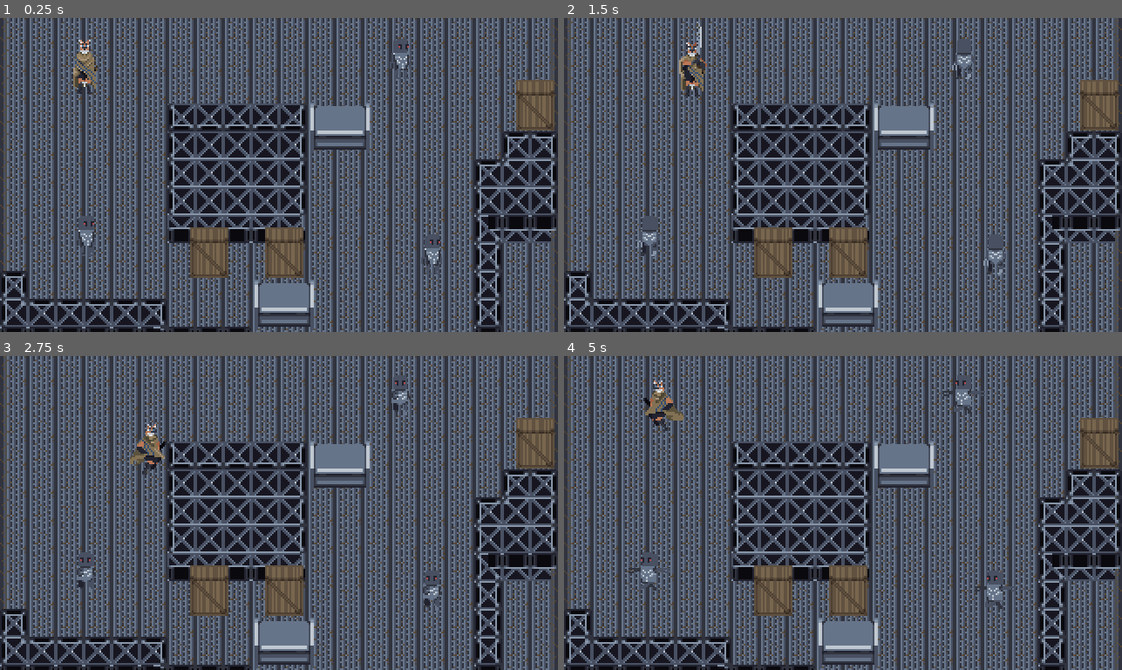
Above: before the commit, frames 1-4 (two rows, left to right).
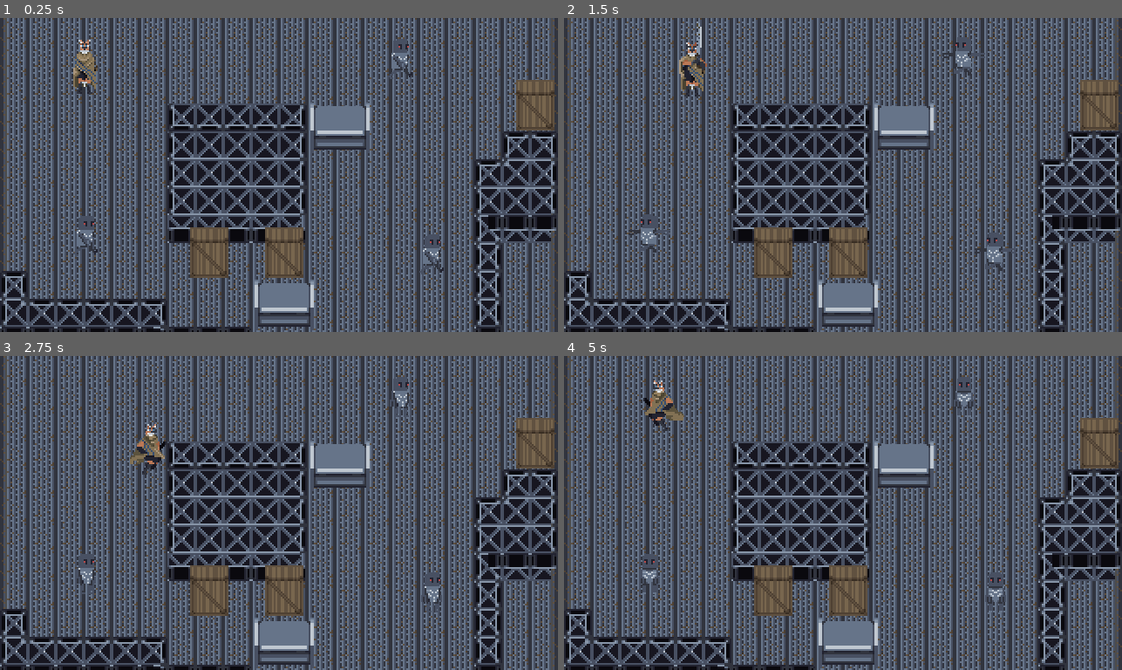
Above: after the commit, the same moments.

Repository: lucasalacerda/guara-game
Game: Godot game, scene res://World.tscn
Same seed, same stepped clock (60 frames per second), same inputs: the game is played once before the commit and once after it.
Inputs:
- Up to frame 1 (0.25 s): no input
- Up to frame 2 (1.5 s): hold Right (ui_right) 0.53-1.28 s; tap X (attack) at 0.6, 1.35 s; hold Down (ui_down) from 1.28 s (still down)
- Up to frame 3 (2.75 s): release Down (ui_down) at 2.03 s; hold Right (ui_right) from 2.03 s (still down); tap X (attack) at 2.1 s
- Up to frame 4 (5 s): release Right (ui_right) at 2.78 s; hold Up (ui_up) 2.78-3.53 s; tap X (attack) at 2.85, 3.6, 4.35 s; hold Left (ui_left) from 3.53 s (still down)

The runs differ from the first frame. In frame 1, 0.4% of the frame differs, in the area x 13-80%, y 11-82%; in frame 2, 0.7%; in frame 3, 0.6%; in frame 4, 0.8%, in the area x 11-82%, y 6-82%.

Commit message:
adiciona status de vida dos inimigos; adiciona dano do hitbox da espada; adiciona variaveis como export vars

Diff:
--- a/Enemies/Mob/Robot.tscn
+++ b/Enemies/Mob/Robot.tscn
@@ -1,8 +1,9 @@
-[gd_scene load_steps=31 format=2]
+[gd_scene load_steps=32 format=2]
 
 [ext_resource path="res://Enemies/Mob/robot_level_one.png" type="Texture" id=1]
-[ext_resource path="res://Hitboxes_Hurtboxes/Hurtbox.tscn" type="PackedScene" id=2]
+[ext_resource path="res://Overlap/Hurtbox.tscn" type="PackedScene" id=2]
 [ext_resource path="res://Enemies/Mob/RobotOne.gd" type="Script" id=3]
+[ext_resource path="res://Stats.tscn" type="PackedScene" id=4]
 
 [sub_resource type="AtlasTexture" id=1]
 atlas = ExtResource( 1 )
@@ -123,7 +124,7 @@
 [node name="AnimatedSprite" type="AnimatedSprite" parent="."]
 frames = SubResource( 25 )
 animation = "Walk"
-frame = 23
+frame = 3
 playing = true
 
 [node name="CollisionShape2D" type="CollisionShape2D" parent="."]
@@ -137,6 +138,10 @@
 position = Vector2( -0.33371, 4.17138 )
 shape = SubResource( 27 )
 
+[node name="Stats" parent="." instance=ExtResource( 4 )]
+max_health = 2
+
 [connection signal="area_entered" from="Hurtbox" to="." method="_on_Hurtbox_area_entered"]
+[connection signal="no_health" from="Stats" to="." method="_on_Stats_no_health"]
 
 [editable path="Hurtbox"]
--- a/Enemies/Mob/RobotOne.gd
+++ b/Enemies/Mob/RobotOne.gd
@@ -1,10 +1,16 @@
 extends KinematicBody2D
 
 var knockback = Vector2.ZERO
+
+onready var stats = $Stats
 
 func _physics_process(delta):
 	knockback = knockback.move_toward(Vector2.ZERO, 200 * delta)
 	knockback = move_and_slide(knockback)
 
 func _on_Hurtbox_area_entered(area):
+	stats.health -= area.damage
 	knockback = area.knockback_vector * 100
+
+func _on_Stats_no_health():
+	queue_free()
--- a/Hitboxes_Hurtboxes/SwordHitbox.gd
+++ /dev/null
@@ -1,16 +0,0 @@
-extends Area2D
-
-
-# Declare member variables here. Examples:
-# var a = 2
-# var b = "text"
-
-
-# Called when the node enters the scene tree for the first time.
-func _ready():
-	pass # Replace with function body.
-
-
-# Called every frame. 'delta' is the elapsed time since the previous frame.
-#func _process(delta):
-#	pass
--- /dev/null
+++ b/Overlap/Hitbox.gd
@@ -0,0 +1,3 @@
+extends Area2D
+
+export var damage = 1
--- a/Hitboxes_Hurtboxes/Hitbox.tscn
+++ b/Overlap/Hitbox.tscn
@@ -1,7 +1,10 @@
-[gd_scene format=2]
+[gd_scene load_steps=2 format=2]
+
+[ext_resource path="res://Overlap/Hitbox.gd" type="Script" id=1]
 
 [node name="Hitbox" type="Area2D"]
 collision_layer = 0
 collision_mask = 0
+script = ExtResource( 1 )
 
 [node name="CollisionShape2D" type="CollisionShape2D" parent="."]
--- a/Player/Player.gd
+++ b/Player/Player.gd
@@ -1,8 +1,8 @@
 extends KinematicBody2D
 
-const ACCELARATION = 500
-const MAX_SPEED = 130
-const FRICTION = 700
+export var ACCELARATION = 500
+export var MAX_SPEED = 130
+export var FRICTION = 700
 
 enum {
 	MOVE,
--- a/Player/Player.tscn
+++ b/Player/Player.tscn
@@ -2,7 +2,7 @@
 
 [ext_resource path="res://Player/guara_movement_attack.png" type="Texture" id=1]
 [ext_resource path="res://Player/Player.gd" type="Script" id=2]
-[ext_resource path="res://Hitboxes_Hurtboxes/Hitbox.tscn" type="PackedScene" id=3]
+[ext_resource path="res://Overlap/Hitbox.tscn" type="PackedScene" id=3]
 [ext_resource path="res://Player/SwordHitbox.gd" type="Script" id=4]
 
 [sub_resource type="CapsuleShape2D" id=1]
@@ -459,7 +459,7 @@
 position = Vector2( -0.396851, -6.53929 )
 texture = ExtResource( 1 )
 hframes = 40
-frame = 9
+frame = 39
 
 [node name="CollisionShape2D" type="CollisionShape2D" parent="."]
 position = Vector2( -0.707901, 1.00284 )
@@ -489,6 +489,7 @@
 
 [node name="HitboxPivot" type="Position2D" parent="."]
 position = Vector2( 0, -4 )
+rotation = 1.5708
 __meta__ = {
 "_gizmo_extents_": 16.0
 }
@@ -499,6 +500,7 @@
 script = ExtResource( 4 )
 
 [node name="CollisionShape2D" parent="HitboxPivot/SwordHitbox" index="0"]
+position = Vector2( -4.625, 0.125 )
 shape = SubResource( 35 )
 disabled = true
 
--- a/Player/SwordHitbox.gd
+++ b/Player/SwordHitbox.gd
@@ -1,3 +1,3 @@
-extends Area2D
+extends "res://Overlap/Hitbox.gd"
 
 var knockback_vector = Vector2.ZERO
--- /dev/null
+++ b/Stats.gd
@@ -0,0 +1,11 @@
+extends Node
+
+export(int) var max_health = 1
+onready var health = max_health setget set_health
+
+signal no_health
+
+func set_health(value):
+	health = value
+	if health <= 0:
+		emit_signal("no_health")
--- /dev/null
+++ b/Stats.tscn
@@ -0,0 +1,6 @@
+[gd_scene load_steps=2 format=2]
+
+[ext_resource path="res://Stats.gd" type="Script" id=1]
+
+[node name="Stats" type="Node"]
+script = ExtResource( 1 )
--- a/World/Objects/WoodBox.tscn
+++ b/World/Objects/WoodBox.tscn
@@ -2,7 +2,7 @@
 
 [ext_resource path="res://World/Objects/wood_box.png" type="Texture" id=1]
 [ext_resource path="res://World/Objects/WoodBox.gd" type="Script" id=2]
-[ext_resource path="res://Hitboxes_Hurtboxes/Hurtbox.tscn" type="PackedScene" id=3]
+[ext_resource path="res://Overlap/Hurtbox.tscn" type="PackedScene" id=3]
 
 [sub_resource type="RectangleShape2D" id=1]
 extents = Vector2( 10.4276, 13.4569 )
Renamed: Hitboxes_Hurtboxes/Hurtbox.tscn -> Overlap/Hurtbox.tscn
